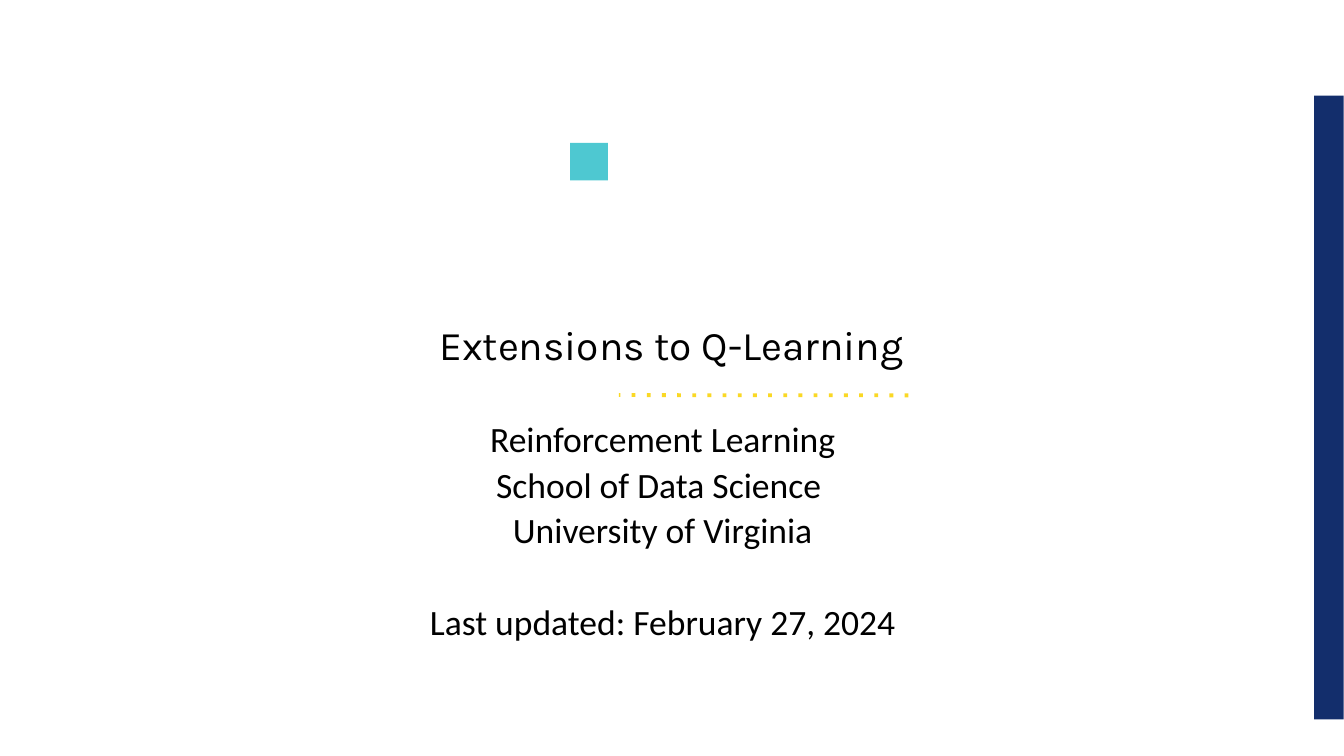
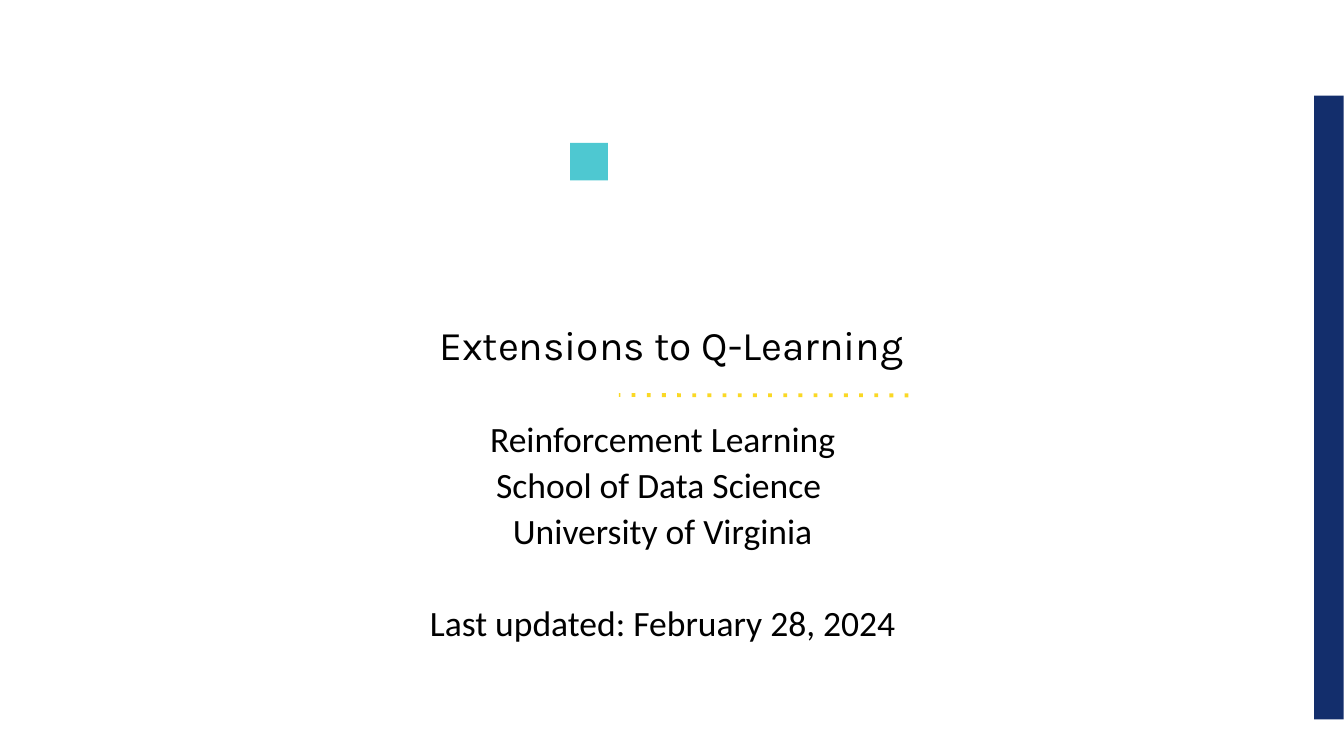
Before and after one commit to UVADS/reinforcement_learning, a slide deck: slide 1 of 06_deep_q_networks_extensions/dqn_extensions.ppt. Drawn at 1344x756 pixels with LibreOffice and Linux fonts; fonts in the diff are those of the drawing; background and template pictures are left out. Boxes give left, top, right and bottom in pixels: in the first picture for what was removed or moved away, otherwise in the second. Text is boxed around its words. In the diff, an @@ line names an element or a change of style, - is before the commit and + after.

```diff
--- a/06_deep_q_networks_extensions/dqn_extensions.ppt
+++ b/06_deep_q_networks_extensions/dqn_extensions.ppt
@@ text at [430, 611, 895, 642]: text changed @@
-Last updated: February 27, 2024
+Last updated: February 28, 2024
```
Also in this commit, not shown: 1 other slide changed, 1 other file.
